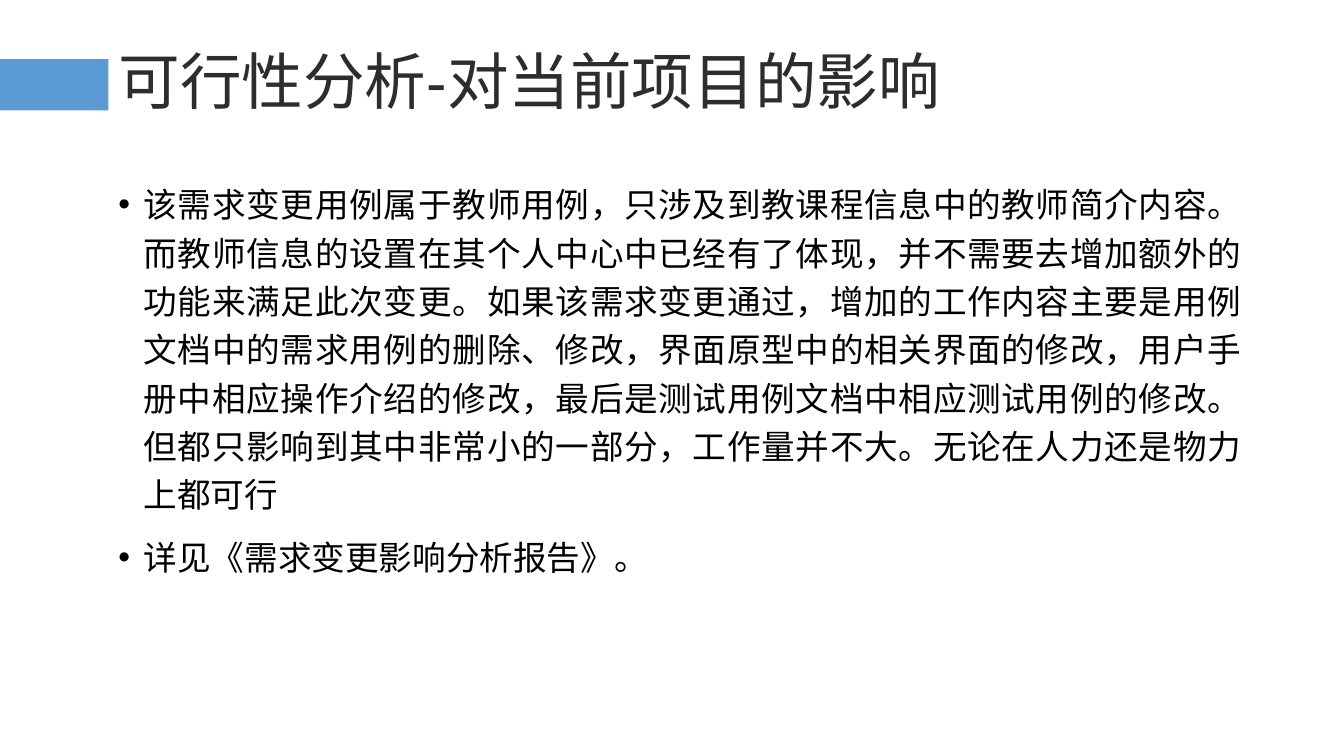
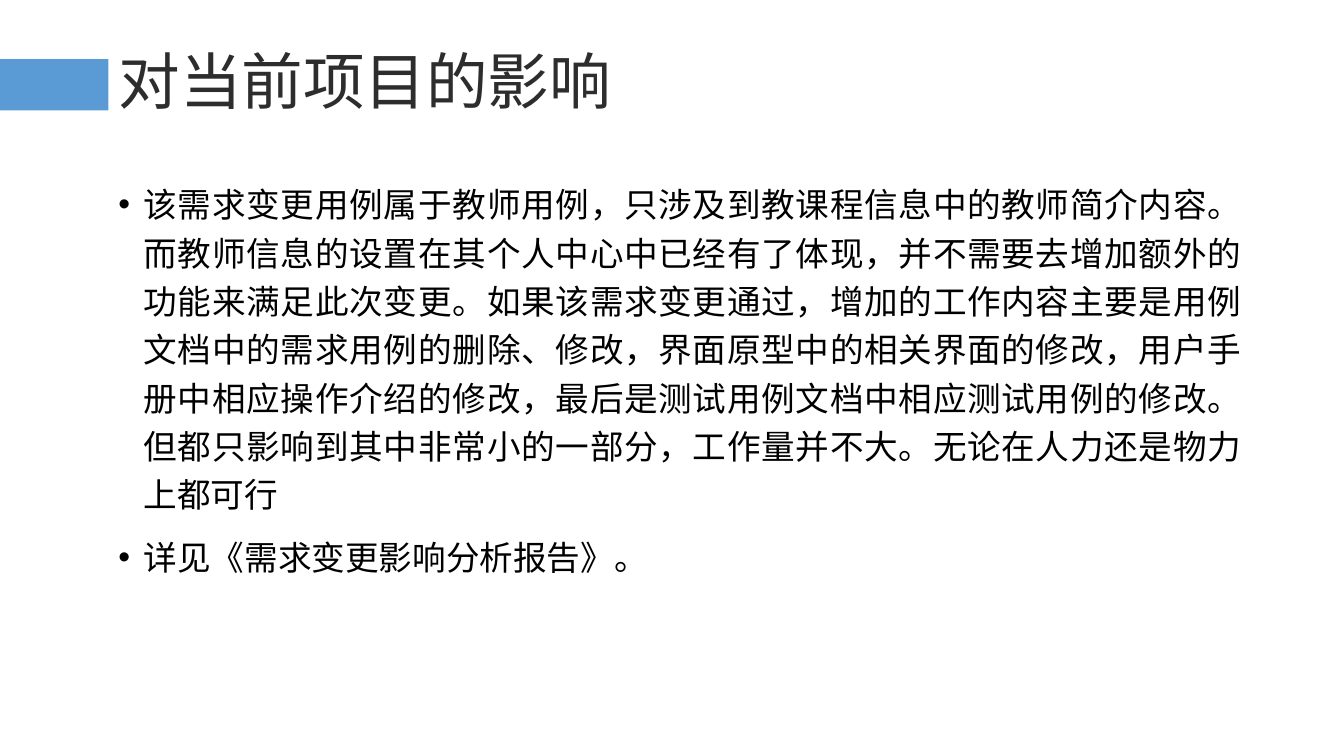
Before and after one commit to PRD-G17/PRD-G17-teamwork, a slide deck: slide 9 of 10后期文档/需求变更评审.pptx (slide 8 before the commit). Drawn at 1344x756 pixels with LibreOffice and Linux fonts; fonts in the diff are those of the drawing. Boxes give left, top, right and bottom in pixels: in the first picture for what was removed or moved away, otherwise in the second. Text is boxed around its words. In the diff, an @@ line names an element or a change of style, - is before the commit and + after.

```diff
--- a/10后期文档/需求变更评审.pptx
+++ b/10后期文档/需求变更评审.pptx
@@ title at [118,52,611,109]: text changed @@
-可行性分析-对当前项目的影响
+对当前项目的影响
```
Also in this commit, not shown: 1 other slide changed, 2 slides added.
